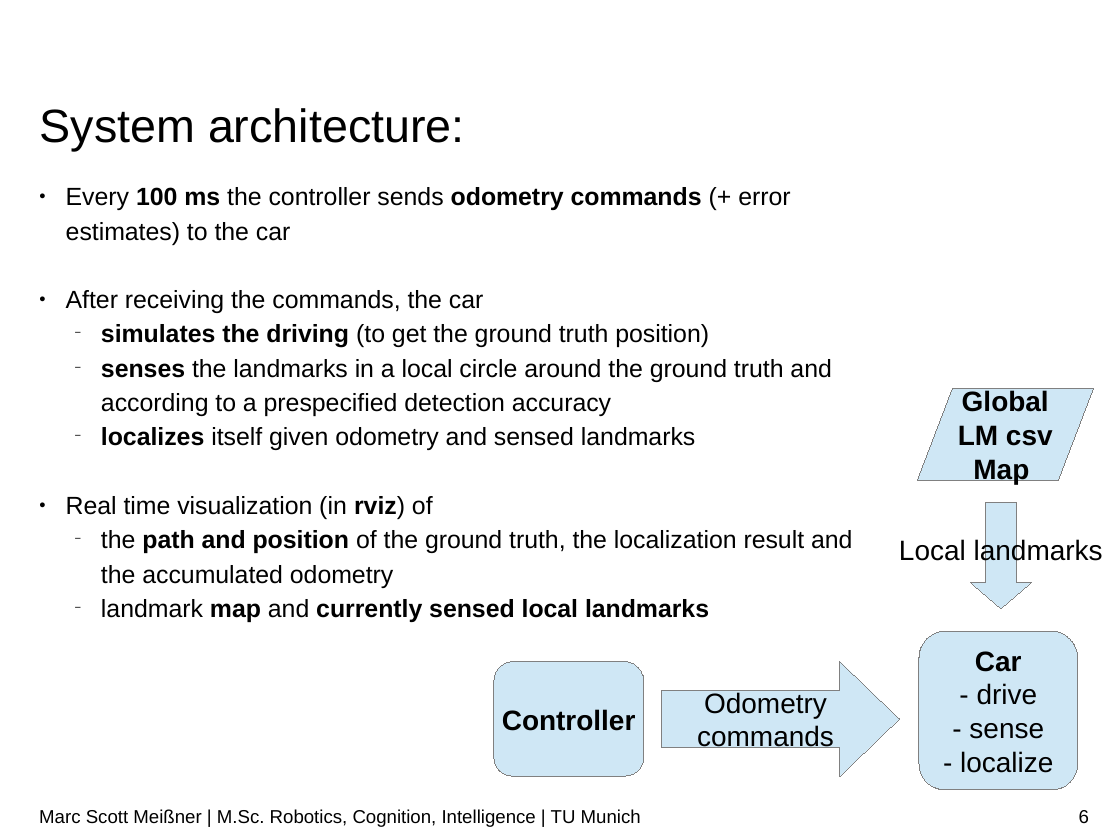
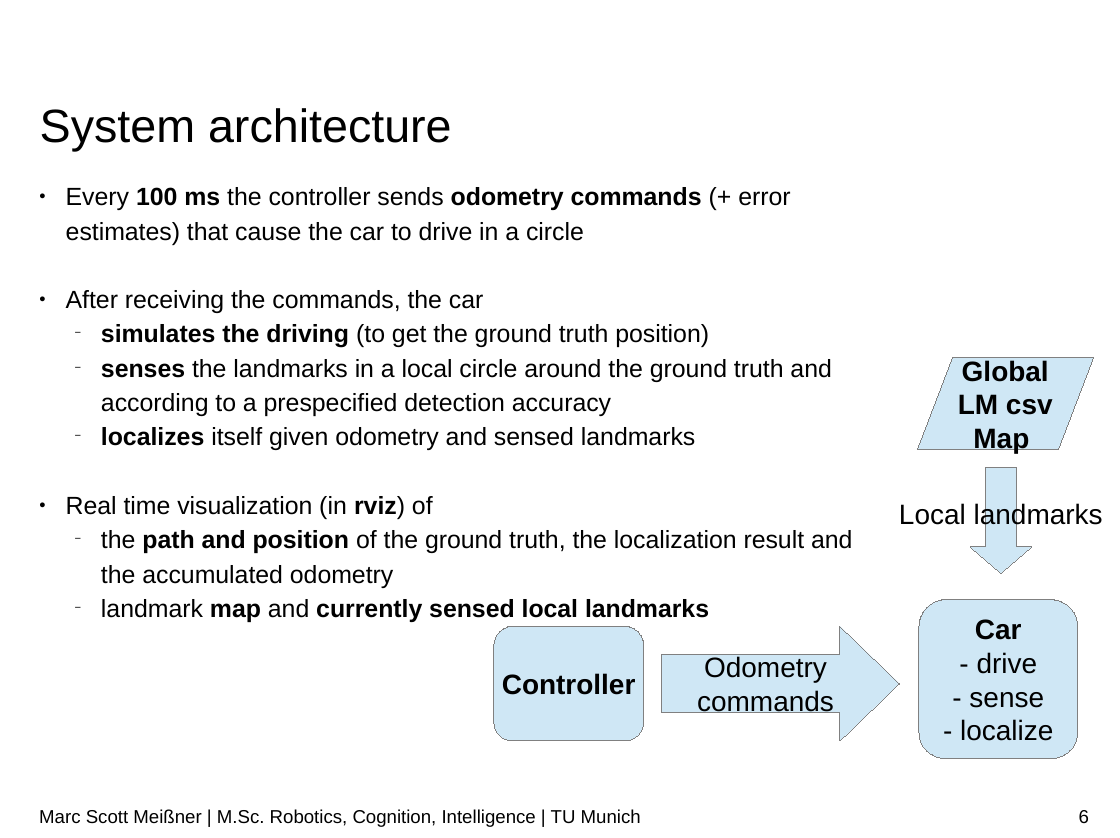
Before and after one commit to linuxcumt/car_project, a slide deck: slide 6 of wiki/Localization_GTSAM.odp. Drawn at 1120x838 pixels with LibreOffice and Linux fonts; fonts in the diff are those of the drawing; background and template pictures are left out. Boxes give left, top, right and bottom in pixels: in the first picture for what was removed or moved away, otherwise in the second. Text is boxed around its words. In the diff, an @@ line names an element or a change of style, - is before the commit and + after.

Commit message:
improved presentation

```diff
--- a/wiki/Localization_GTSAM.odp
+++ b/wiki/Localization_GTSAM.odp
@@ title at (x1=40, y1=108, x2=452, y2=151): text changed @@
-System architecture:
+System architecture
@@ text at (x1=66, y1=187, x2=790, y2=245): text changed @@
-● Every 100 ms the controller sends odometry commands (+ error estimates) to the car
+● Every 100 ms the controller sends odometry commands (+ error estimates) that cause the car to drive in a circle
@@ flow chart input output "Global" moved from (x1=917, y1=388, x2=1093, y2=479) to (x1=917, y1=357, x2=1093, y2=449) @@
@@ 1 rounded rectangle, 1 right arrow, 1 down arrow moved together from (x1=494, y1=503, x2=1032, y2=776) to (x1=494, y1=467, x2=1032, y2=740) @@
@@ rounded rectangle "Car" moved from (x1=920, y1=631, x2=1079, y2=790) to (x1=920, y1=599, x2=1079, y2=758) @@
```
Also in this commit, not shown: 5 other slides changed, 1 slide added, 17 slides removed.
